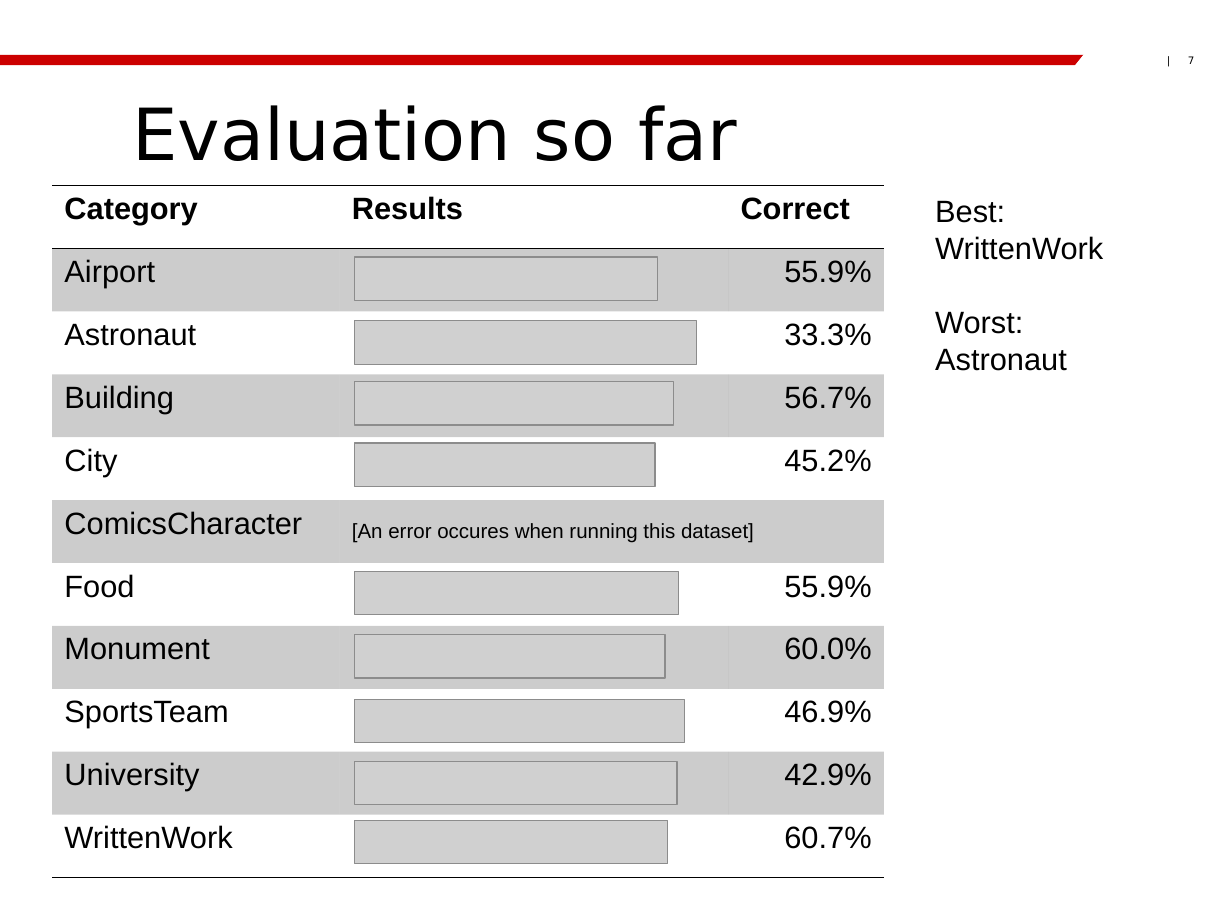
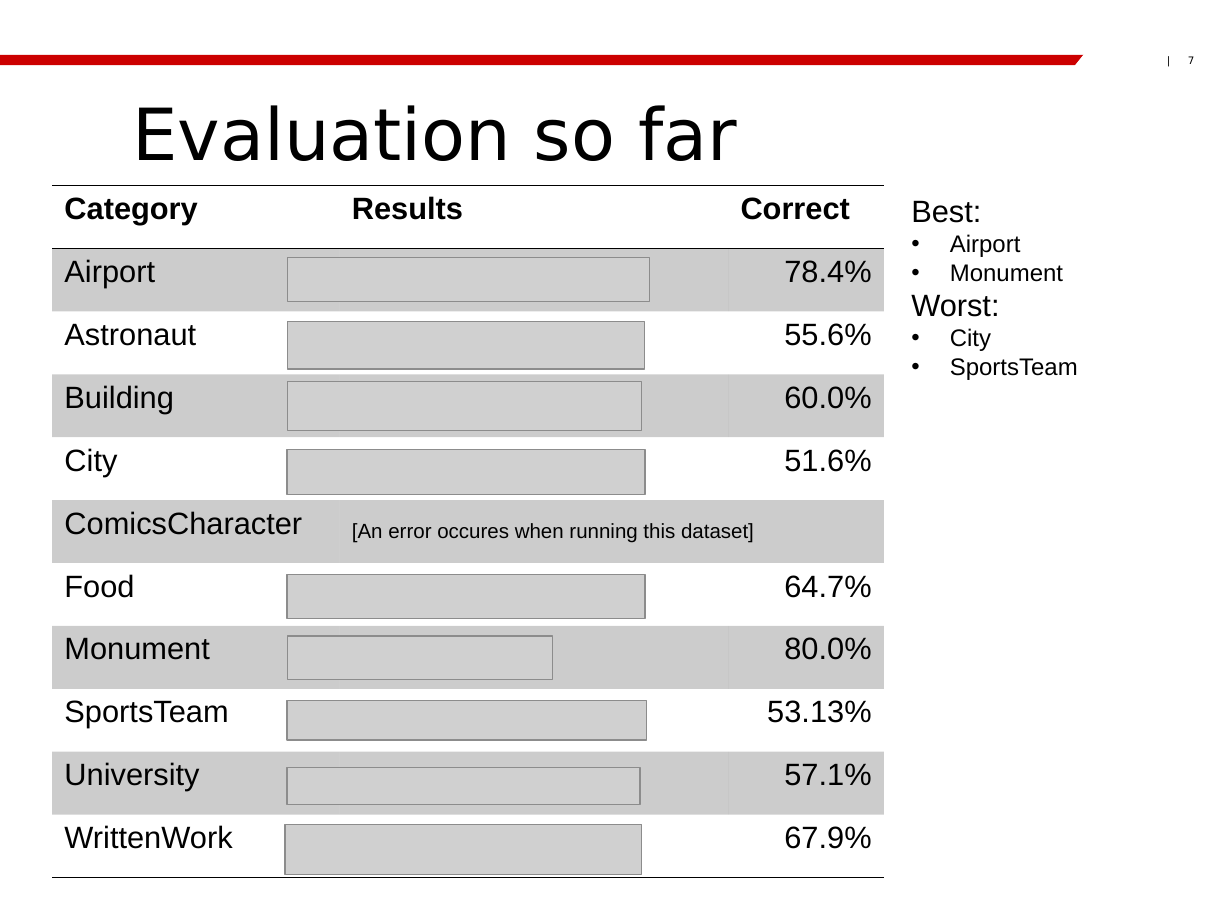
Before and after one commit to DaphneGroot/SemanticWebTechnology, a slide deck: slide 7 of presentation final project.pptx. Drawn at 1232x924 pixels with LibreOffice and Linux fonts; fonts in the diff are those of the drawing; grey boxes stand for pictures; background and template pictures are left out. Boxes give left, top, right and bottom in pixels: in the first picture for what was removed or moved away, otherwise in the second. Text is boxed around its words. In the diff, an @@ line names an element or a change of style, - is before the commit and + after.

```diff
--- a/presentation final project.pptx
+++ b/presentation final project.pptx
@@ table at (x1=52, y1=186, x2=882, y2=878) @@
-row 2, column 3: 55.9%
+row 2, column 3: 78.4%
-row 3, column 3: 33.3%
+row 3, column 3: 55.6%
-row 4, column 3: 56.7%
+row 4, column 3: 60.0%
-row 5, column 3: 45.2%
+row 5, column 3: 51.6%
-row 7, column 3: 55.9%
+row 7, column 3: 64.7%
-row 8, column 3: 60.0%
+row 8, column 3: 80.0%
-row 9, column 3: 46.9%
+row 9, column 3: 53.13%
-row 10, column 3: 42.9%
+row 10, column 3: 57.1%
-row 11, column 3: 60.7%
+row 11, column 3: 67.9%
@@ text "Best:" moved from (x1=935, y1=200, x2=1103, y2=371) to (x1=911, y1=200, x2=1078, y2=380) @@
@@ text at (x1=911, y1=200, x2=1063, y2=282): text changed; size 18 to 14 pt @@
-Best: WrittenWork
+Best:
+• Airport
+• Monument
@@ picture resized from (x1=355, y1=257, x2=658, y2=301) to (x1=288, y1=257, x2=650, y2=301) @@
@@ picture resized from (x1=355, y1=320, x2=697, y2=363) to (x1=288, y1=322, x2=646, y2=370) @@
@@ text at (x1=950, y1=328, x2=1078, y2=380): text changed; size 18 to 14 pt @@
-Astronaut
+• City
+• SportsTeam
@@ picture resized from (x1=355, y1=382, x2=674, y2=425) to (x1=287, y1=382, x2=642, y2=431) @@
@@ picture resized from (x1=355, y1=444, x2=655, y2=487) to (x1=287, y1=450, x2=646, y2=494) @@
@@ picture resized from (x1=355, y1=572, x2=679, y2=615) to (x1=287, y1=575, x2=646, y2=618) @@
@@ picture resized from (x1=355, y1=634, x2=665, y2=678) to (x1=287, y1=636, x2=553, y2=679) @@
@@ picture resized from (x1=355, y1=700, x2=685, y2=743) to (x1=287, y1=701, x2=647, y2=740) @@
@@ picture resized from (x1=355, y1=761, x2=678, y2=804) to (x1=287, y1=768, x2=639, y2=804) @@
@@ picture resized from (x1=355, y1=821, x2=668, y2=864) to (x1=285, y1=824, x2=642, y2=875) @@
```
Also in this commit, not shown: 2 other slides changed, 1 other file.
